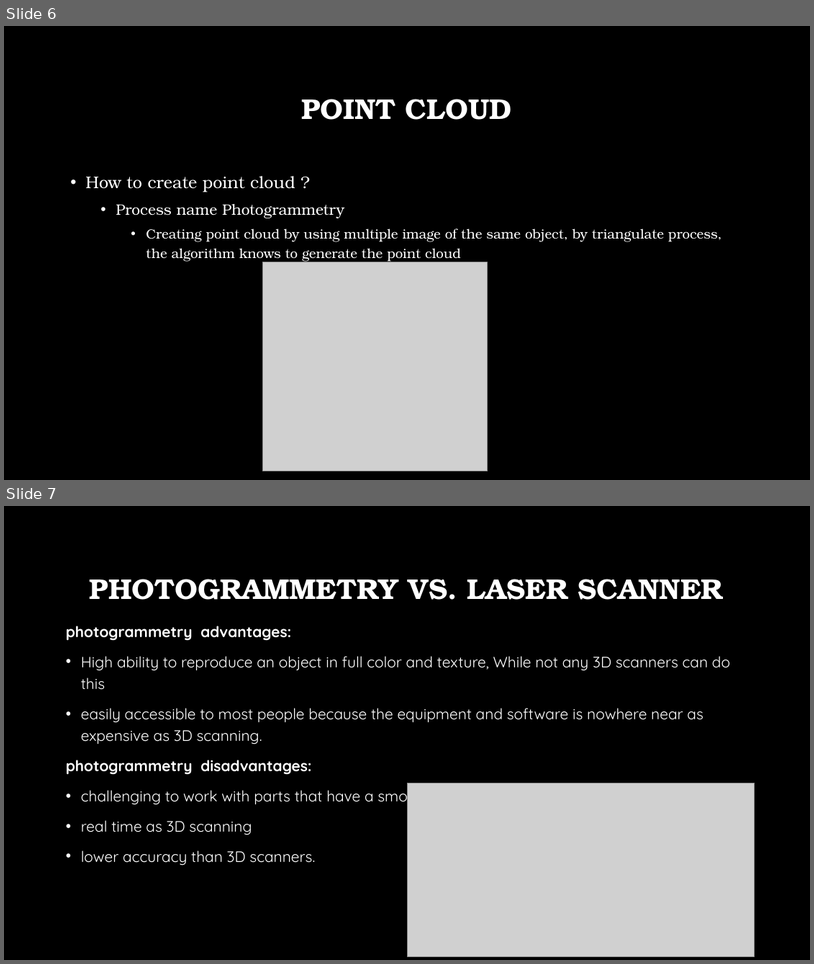
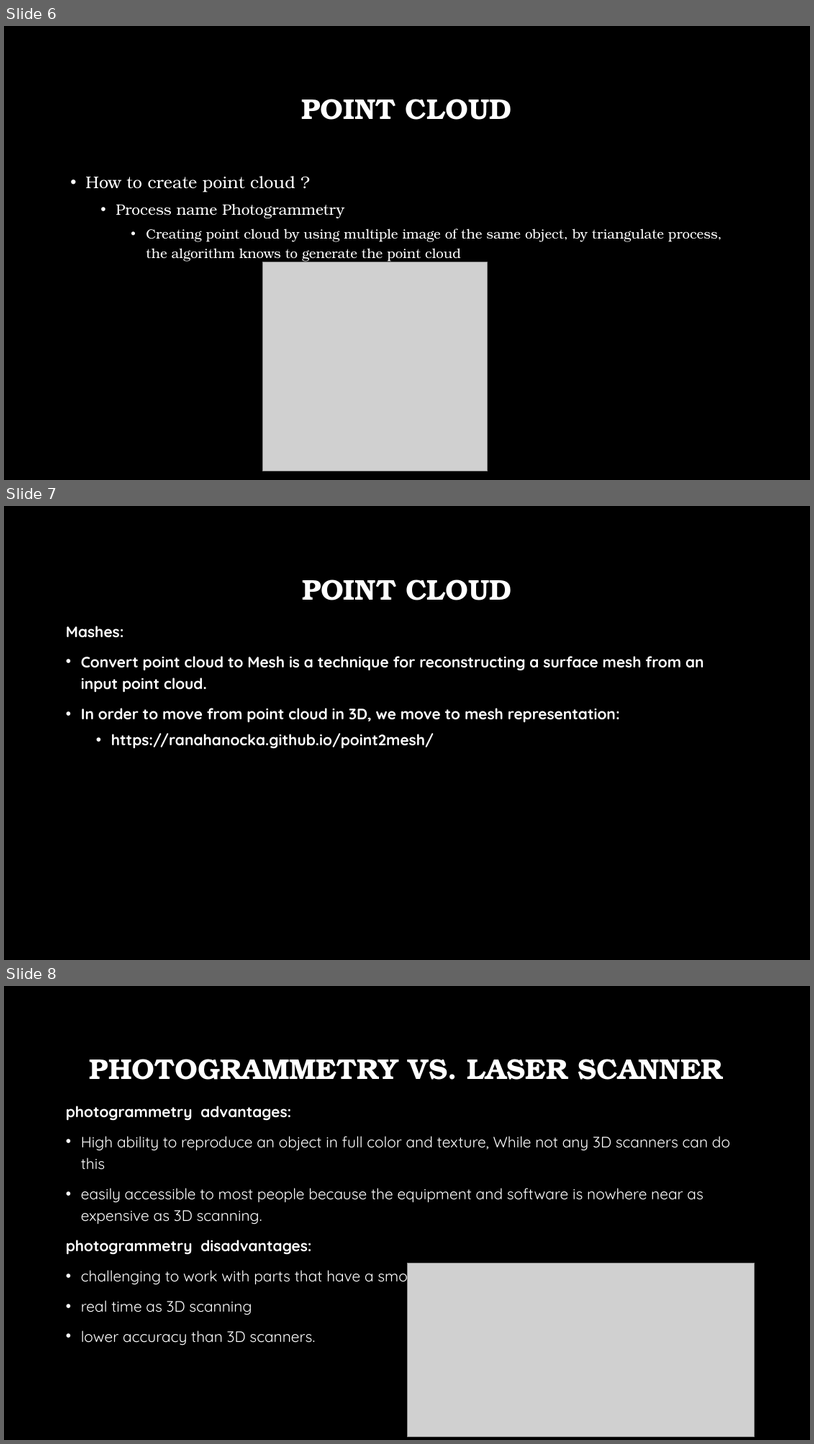
Before and after one commit to livneor207/helfcare, a slide deck: HW3/HC.pptx. Shown one above the other, each under a label of ours: slides 6 and 7 before the commit, slides 6, 7 and 8 after it. The pictures are 814x964 and 814x1444 pixels, drawn with LibreOffice and Linux fonts; fonts in the diff are those of the drawing; grey boxes stand for pictures; background and template pictures are left out. Boxes give left, top, right and bottom in pixels: in the first picture for what was removed or moved away, otherwise in the second. Text is boxed around its words. In the diff, an @@ line names an element or a change of style, - is before the commit and + after.

```diff
--- a/HW3/HC.pptx
+++ b/HW3/HC.pptx
@@ slide 7 added at <box>4,506,810,960</box>, background picture (left out) @@
@@ title added at <box>302,579,512,600</box>, 34 pt, text #FFFFFF, bold @@
+POINT CLOUD
@@ text added at <box>66,626,705,749</box>, 18 pt, text #FFFFFF, bold @@
+Mashes:
+• Convert point cloud to Mesh is a technique for reconstructing a surface mesh from an input point cloud.
+• In order to move from point cloud in 3D, we move to mesh representation:
+  • https://ranahanocka.github.io/point2mesh/
@@ what was slide 7 is now slide 8 @@
```
